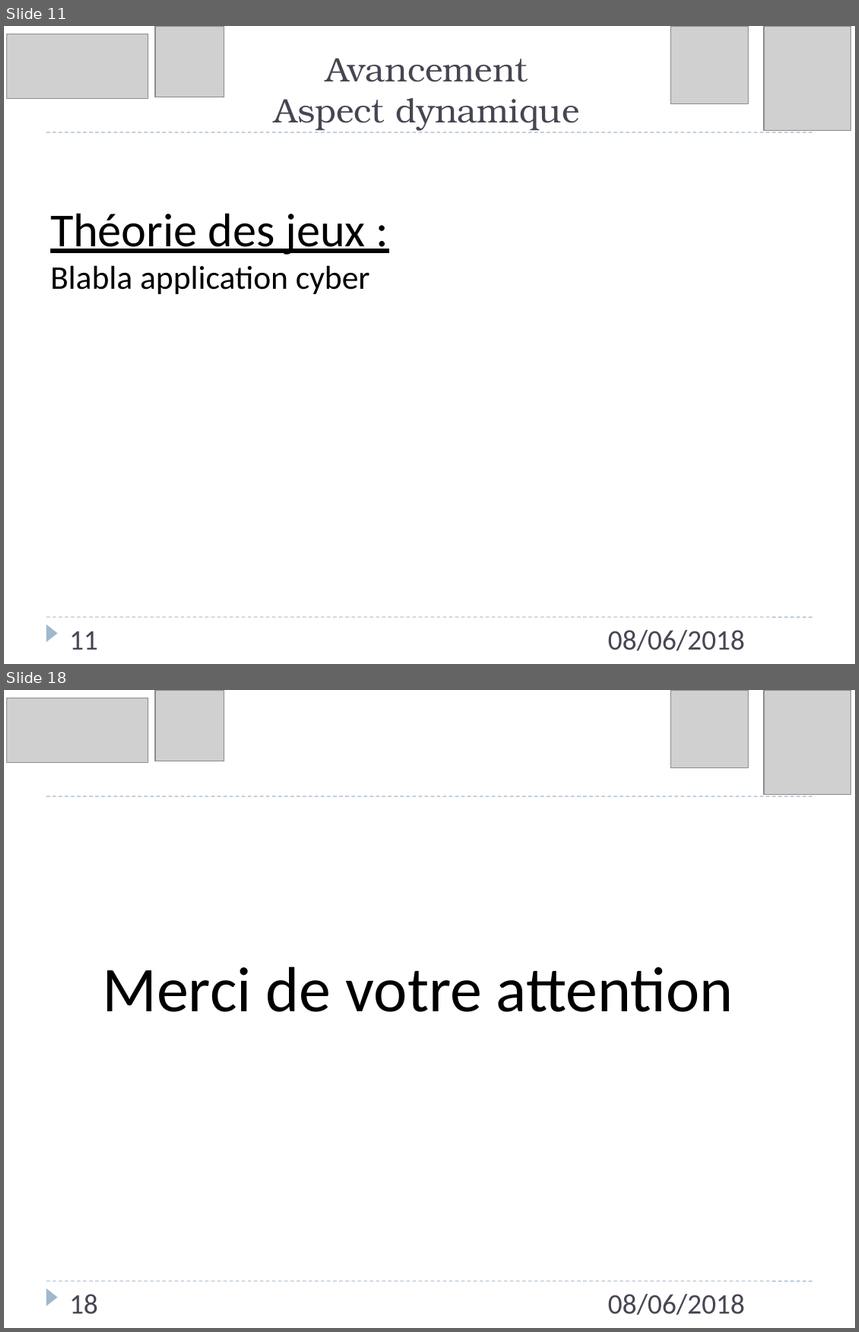
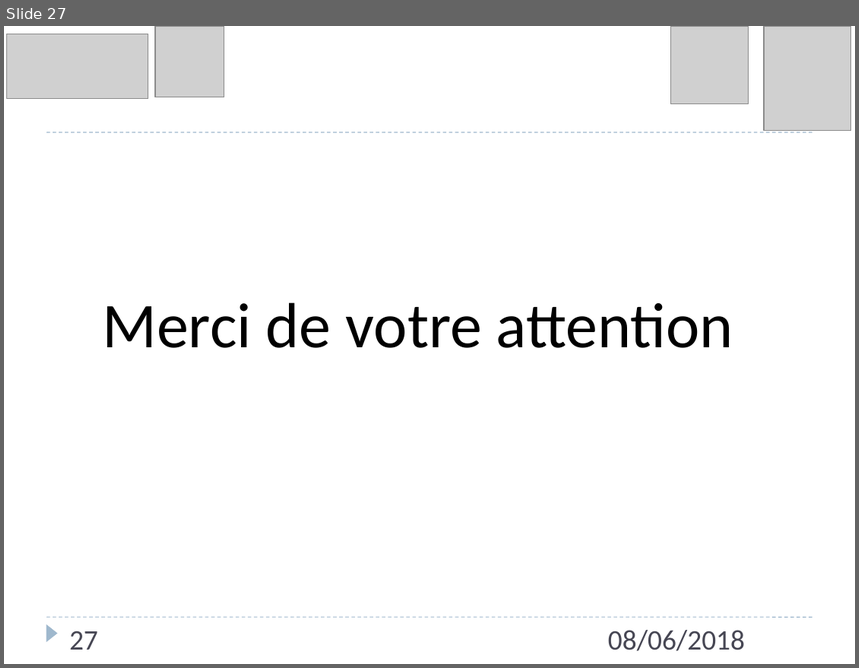
Before and after one commit to Lawyne/ModMenace, a slide deck: Presentation/Presentation Journee-Doctorants 08-06-18.pptx. Shown one above the other, each under a label of ours: slides 11 and 18 before the commit, slide 27 after it; the slides between them are not shown. The pictures are 859x1332 and 859x668 pixels, drawn with LibreOffice and Linux fonts; fonts in the diff are those of the drawing; grey boxes stand for pictures. Boxes give left, top, right and bottom in pixels: in the first picture for what was removed or moved away, otherwise in the second. Text is boxed around its words. In the diff, an @@ line names an element or a change of style, - is before the commit and + after.

```diff
--- a/Presentation/Presentation Journee-Doctorants 08-06-18.pptx
+++ b/Presentation/Presentation Journee-Doctorants 08-06-18.pptx
@@ slide 11 removed at <box>4,26,855,664</box>, background #FFFFFF; not listed: 3 template elements that a slide beside it also shows @@
@@ picture removed at <box>6,34,148,98</box> @@
@@ picture removed at <box>155,26,224,97</box> @@
@@ picture removed at <box>671,26,749,104</box> @@
@@ picture removed at <box>764,26,851,131</box> @@
@@ title removed at <box>275,58,579,130</box> @@
-Avancement
-Aspect dynamique
@@ text removed at <box>50,213,370,294</box> @@
-Théorie des jeux :
-Blabla application cyber
@@ page number removed at <box>69,632,98,650</box> @@
-11
@@ text removed at <box>608,630,745,651</box> @@
-08/06/2018
@@ what was slide 18 is now slide 27 @@
@@ page number at <box>69,632,98,650</box>: text changed @@
-18
+27
```
Also in this commit, not shown: 16 slides changed, 12 slides added, 2 other slides removed, 12 other files.
